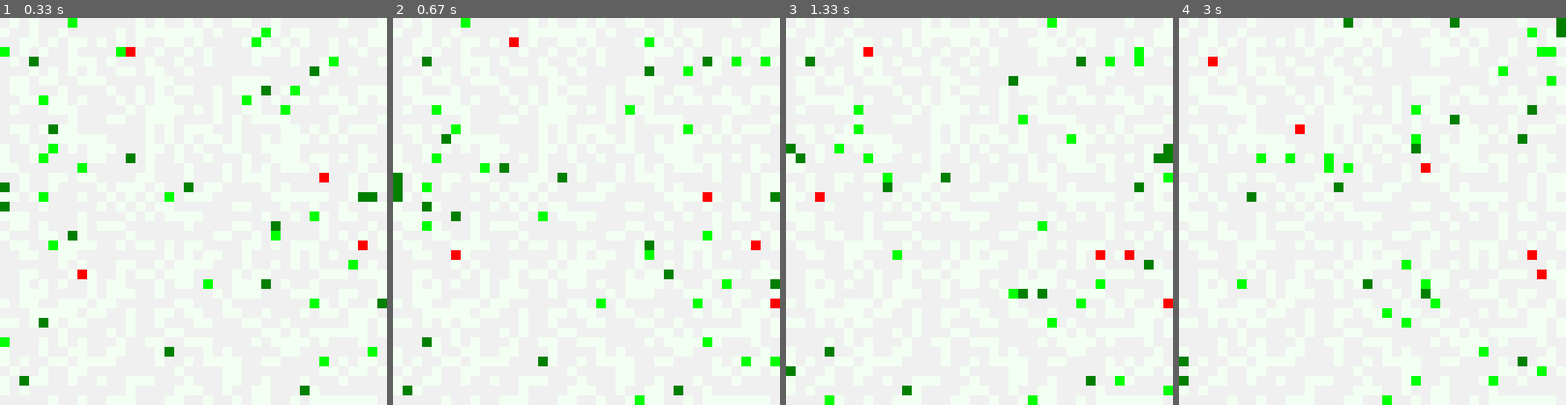
Above: before the commit, frames 1-4 (left to right).
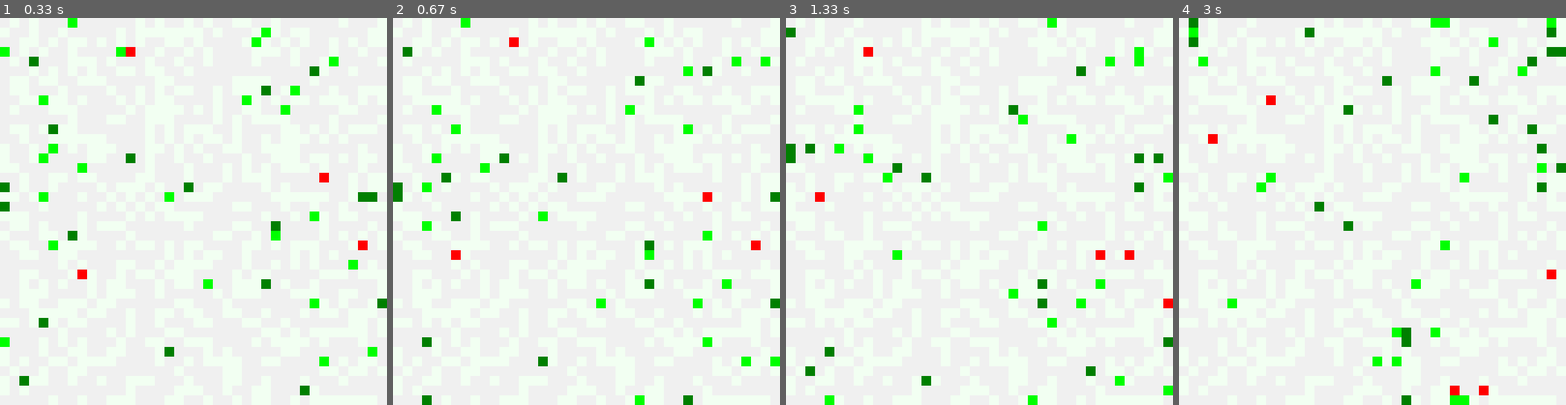
Above: after the commit, the same moments.

Repository: snisarg/263C
Game: pygame game, started from game.py
The game is run twice, just before and just after one commit, with the same random seed, the same clock (stepped at 60 frames per second) and the same inputs. The source is Python 2; it was converted automatically to run under Python 3.
Inputs:
- Up to frame 1 (0.33 s): no input
- Up to frame 2 (0.67 s): no input
- Up to frame 3 (1.33 s): no input
- Up to frame 4 (3 s): no input

Frame 1 is identical in both runs. In frame 2, 1.2% of the frame differs, in the area x 0-100%, y 7-100%; in frame 3, 1.8%; in frame 4, 5.5%, in the area x 0-100%, y 0-100%.

Commit message:
Collaborative Hunting invoked.

Diff:
--- a/animat.py
+++ b/animat.py
@@ -141,9 +141,13 @@
         Animat.__init__(self)
         self.position = [x, y]
         self.energy = random.randint(1000, 1200)
+        self.wait_time = 0
 
     def move(self, game_clock):
         if game_clock % (config.hard_prey_speed() + 1) == 0:
+            return
+
+        if self.wait_time > 0:
             return
         closest_animats = grid.singleton_world.around_point(self.position, config.hard_prey_range())
         step_calc = StepCalculator((10, 6, 4, 2, 1))
@@ -165,6 +169,10 @@
                 coord = random_walk()
         grid.singleton_world.move_animat(self, coord)
 
+    def reduce_wait(self):
+        if self.wait_time > 0:
+            self.wait_time -= 1
+
 
 class Predator(Animat):
 
@@ -184,7 +192,7 @@
                 for anim in block:
                     if isinstance(anim, EPrey) or isinstance(anim, HPrey):
                         return anim  # Return the anim object which is closest
-                    elif isinstance(anim, Predator) and anim.making_signal is True:
+                    elif isinstance(anim, Predator) and anim.making_signal == True:
                         return anim
         return None
 
@@ -226,7 +234,7 @@
                 reward = self.reward(animat)
                 self.update_energy(200)
                 grid.singleton_world.kill(animat)
-                # self.qlearn.doQLearning(reward, self.sense_state(self.__closest_animat()))
+                self.qlearn.doQLearning(reward, self.sense_state(self.__closest_animat()))
                 self.making_signal = False
 
             elif isinstance(animat, HPrey):
@@ -234,7 +242,7 @@
                     reward = self.reward(animat)
                     self.update_energy(400)
                     grid.singleton_world.kill(animat)
-                    # self.qlearn.doQLearning(reward, self.sense_state(self.__closest_animat()))
+                    self.qlearn.doQLearning(reward, self.sense_state(self.__closest_animat()))
                     self.making_signal = False
 
                 elif self.energy <= animat.energy and self.wait_time == 0:
@@ -243,11 +251,12 @@
                     self.update_energy(-100)
                     animat.energy -= 100
 
-                    # Must wait before chasing again
+                    # Make predator wait before chasing again
                     self.wait_time = 10
+                    # Make hard prey wait before it can run away again
+                    animat.wait_time = 3
                     reward = 0
-                    # self.qlearn.doQLearning(reward, self.sense_state(self.__closest_animat()))
-                    self.making_signal = False
+                    self.qlearn.doQLearning(reward, self.sense_state(self.__closest_animat()))
 
 
 # --- Return the state of the Animat
@@ -270,9 +279,9 @@
                     list_state.append(State.FollowSignal)
                 elif isinstance(closest_animat, EPrey):
                     list_state.append(State.PreyEasyClosest)
-                elif isinstance(closest_animat, HPrey) and self.making_signal is False:
+                elif isinstance(closest_animat, HPrey) and self.making_signal == False:
                     list_state.append(State.PreyHardClosest)
-                elif isinstance(closest_animat, HPrey) and self.making_signal is True:
+                elif isinstance(closest_animat, HPrey) and self.making_signal == True:
                     list_state.append(State.PredatorAskHelp)
             return list_state
 
@@ -282,9 +291,14 @@
     def reduce_wait(self):
         if self.wait_time > 0:
             self.wait_time -= 1
+            if self.wait_time == 0:
+                self.making_signal = False
 
     def reward(self, animat):
         if isinstance(animat, EPrey):
             return 0.5
         else:
             return 1
+
+    def printqtable(self):
+        print self.qlearn.table
--- a/grid.py
+++ b/grid.py
@@ -210,6 +210,7 @@
             easy.move(self.clock)
         for hard in self.hard_preys:
             hard.move(self.clock)
+            hard.reduce_wait()
         for predator in self.predators:
             predator.move(self.clock)
         # Process the movement and results
